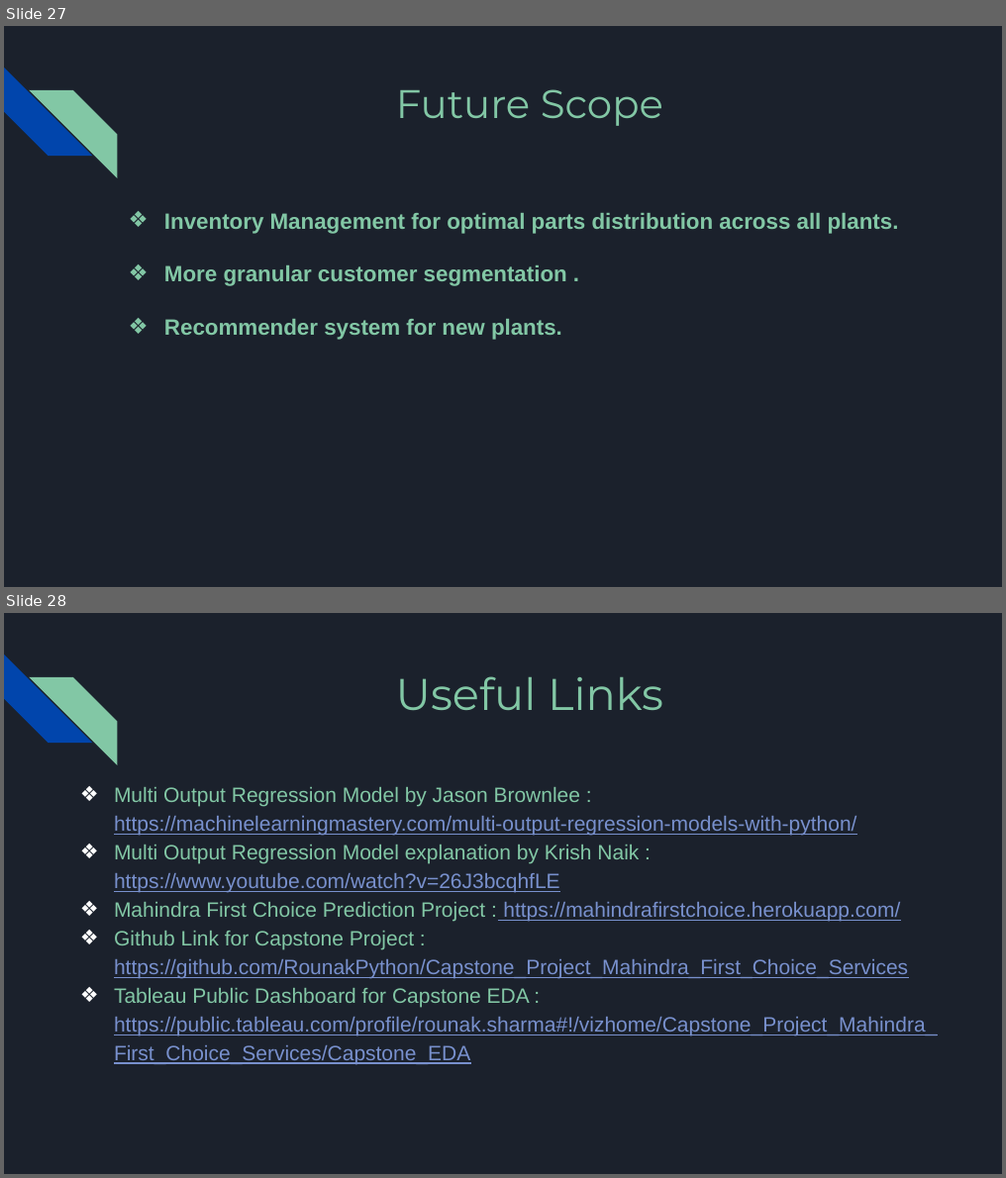
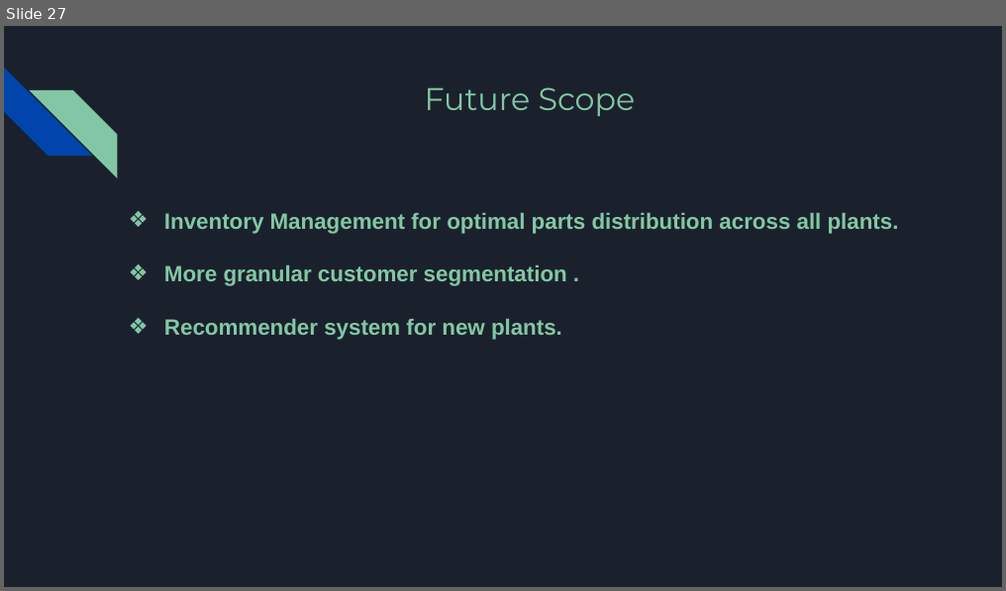
Before and after one commit to maha-prathamesh/Mahindra-First-Choice, a slide deck: MFCS_Final_Presentation.pptx. Shown one above the other, each under a label of ours: slides 27 and 28 before the commit, slide 27 after it. The pictures are 1006x1178 and 1006x591 pixels, drawn with LibreOffice and Linux fonts; fonts in the diff are those of the drawing. Boxes give left, top, right and bottom in pixels: in the first picture for what was removed or moved away, otherwise in the second. Text is boxed around its words. In the diff, an @@ line names an element or a change of style, - is before the commit and + after.

```diff
--- a/MFCS_Final_Presentation.pptx
+++ b/MFCS_Final_Presentation.pptx
@@ slide 28 removed at bbox=[4, 613, 1002, 1174], background #1B212C; not listed: 2 template elements that a slide beside it also shows @@
@@ title removed at bbox=[396, 676, 663, 710] @@
-Useful Links
@@ text removed at bbox=[114, 787, 937, 1065] @@
-❖ Multi Output Regression Model by Jason Brownlee : https://machinelearningmastery.com/multi-output-regression-models-with-python/
-❖ Multi Output Regression Model explanation by Krish Naik : https://www.youtube.com/watch?v=26J3bcqhfLE
-❖ Mahindra First Choice Prediction Project : https://mahindrafirstchoice.herokuapp.com/
-❖ Github Link for Capstone Project : https://github.com/RounakPython/Capstone_Project_Mahindra_First_Choice_Services
-❖ Tableau Public Dashboard for Capstone EDA : https://public.tableau.com/profile/rounak.sharma#!/vizhome/Capstone_Project_Mahindra_First_Choice_Services/Capstone_EDA
@@ slide 27 changed as well @@
@@ title "Future Scope" at bbox=[425, 87, 636, 116]: size 28.8 to 22.7 pt @@
```
Also in this commit, not shown: 27 other slides changed.
